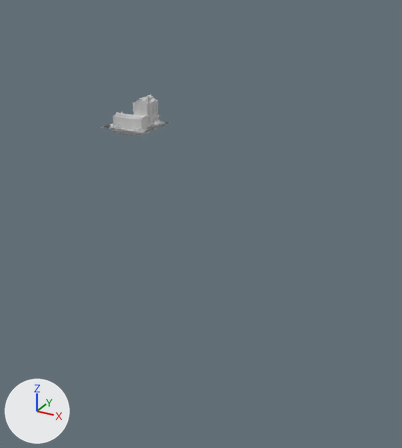
An edit to the glTF model modular-factories/data/jakob/buildings/sewing_workshop/factory_b0.gltf, drawn before and after from the same camera.
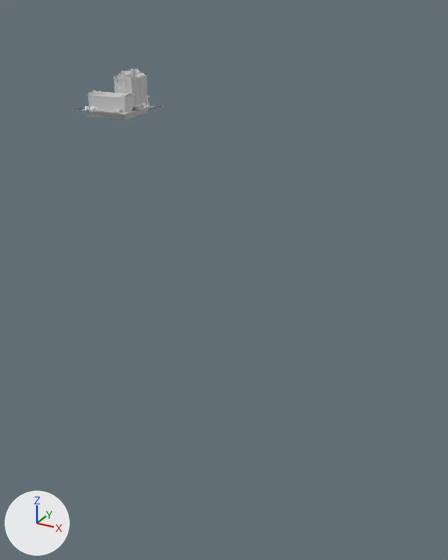
Each version appears first whole from a 50 mm lens placed at (26.9, -37.71, 11.13), pointed at (13.22, -12.83, -1.31), and next in a close-up from a 50 mm lens placed at (25.92, -33.02, 5.96), pointed at (21.97, -25.83, 2.37). The lights are fixed; the arrows at lower left show +X, +Y and +Z. Objects named as collision shapes, trigger or cutter boxes, shadow casters or lower levels of detail are left out. Where no turn or scale is listed for an object, it has been applied to the vertices.

The scene before the commit, as lines of its bpy script (objects in view):
```python
me_mesh_0_562 = bpy.data.meshes.new('Mesh_0.562')
me_mesh_0_562.from_pydata(...)  # 2949 vertices, 3679 faces; spans x -1.53..2.28, y -1.39..2.57, z -1.64..2.03
# faces by material slot: [2782, 897]
me_mesh_0_562.materials.append(mat_sewing)  # its picture is missing
me_mesh_0_562.materials.append(mat_sewing_adjust)  # its picture is missing
ob_b0_lod0 = bpy.data.objects.new('_b0_lod0', me_mesh_0_562)
ob_b0_lod0.location = (0.41, -0.34, 0.81)
ob_b0_lod0.rotation_euler = (0.0, 0.0, 1.635)  # degrees (0, 0, 94)
ob_b0_lod0.scale = (0.8, 0.8, 0.8)
```
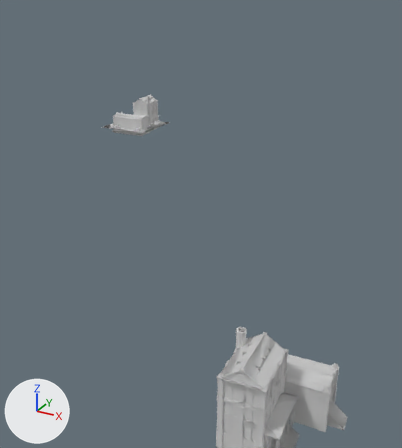
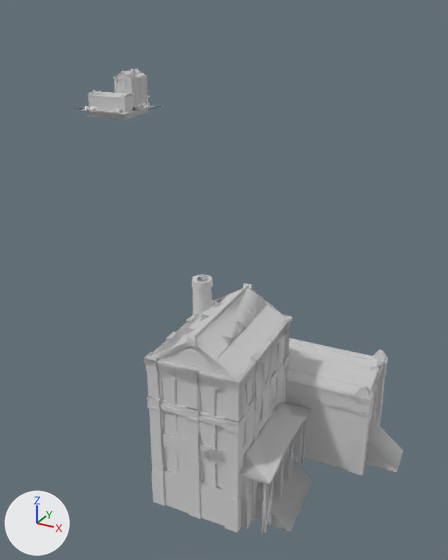
Boxes [x1, y1, x2, y2] around the edits, measured in the close-ups (448 x 560 px):
'_b0_lod1.001', added
    after: [144, 276, 399, 534]
    faces in mat_sewing_001 (its picture is missing): [144, 276, 314, 534]
    faces in mat_sewing_adjust_001 (its picture is missing): [286, 349, 399, 475]
'_b0_lod3.001', added
    after: [147, 276, 388, 532]
    faces in mat_sewing_003 (its picture is missing): [147, 276, 306, 532]
    faces in mat_sewing_adjust_003 (its picture is missing): [286, 342, 388, 417]
'_b0_lod0.001', added
    after: [144, 275, 403, 531]
'_b0_lod2.001', added
    after: [146, 275, 386, 531]
    faces in mat_sewing_002 (its picture is missing): [146, 275, 301, 531]
    faces in mat_sewing_adjust_002 (its picture is missing): [287, 341, 386, 445]

Edits to the bpy script that builds the scene:
```text
Add ob_b0_lod3_001:
    ob_b0_lod3_001 = bpy.data.objects.new('_b0_lod3.001', me_b0_lod0_lod3)  # 939 vertices, 959 faces; spans x -1.53..2.28, y -1.39..2.57, z -1.64..2.03; in mat_sewing_003 (its picture is missing), mat_sewing_adjust_003 (its picture is missing)
    ob_b0_lod3_001.parent = ob_building1_020
    ob_b0_lod3_001.location = (0.412, -0.341, 0.808)
    ob_b0_lod3_001.rotation_euler = (0.0, 0.0, 1.635)  # degrees (0, 0, 94)
    ob_b0_lod3_001.scale = (0.8, 0.8, 0.8)
Add ob_building1_020:
    ob_building1_020 = bpy.data.objects.new('building1.020', None)
    ob_building1_020.location = (23.0, -26.03, 0.0)
    ob_building1_020.rotation_euler = (0.0, 0.0, -3.142)  # degrees (0, 0, -180)
Add ob_b0_lod2_001:
    ob_b0_lod2_001 = bpy.data.objects.new('_b0_lod2.001', me_b0_lod0_lod2)  # 1506 vertices, 1780 faces; spans x -1.53..2.28, y -1.39..2.57, z -1.64..2.03; in mat_sewing_002 (its picture is missing), mat_sewing_adjust_002 (its picture is missing)
    ob_b0_lod2_001.parent = ob_building1_020
    ob_b0_lod2_001.location = (0.412, -0.341, 0.808)
    ob_b0_lod2_001.rotation_euler = (0.0, 0.0, 1.635)  # degrees (0, 0, 94)
    ob_b0_lod2_001.scale = (0.8, 0.8, 0.8)
Add ob_b0_lod1_001:
    ob_b0_lod1_001 = bpy.data.objects.new('_b0_lod1.001', me_b0_lod0_lod1)  # 2235 vertices, 2788 faces; spans x -1.53..2.28, y -1.39..2.57, z -1.64..2.03; in mat_sewing_001 (its picture is missing), mat_sewing_adjust_001 (its picture is missing)
    ob_b0_lod1_001.parent = ob_building1_020
    ob_b0_lod1_001.location = (0.412, -0.341, 0.808)
    ob_b0_lod1_001.rotation_euler = (0.0, 0.0, 1.635)  # degrees (0, 0, 94)
    ob_b0_lod1_001.scale = (0.8, 0.8, 0.8)
Add ob_b0_lod0_001:
    ob_b0_lod0_001 = bpy.data.objects.new('_b0_lod0.001', me_mesh_0_562)
    ob_b0_lod0_001.parent = ob_building1_020
    ob_b0_lod0_001.location = (0.412, -0.341, 0.808)
    ob_b0_lod0_001.rotation_euler = (0.0, 0.0, 1.635)  # degrees (0, 0, 94)
    ob_b0_lod0_001.scale = (0.8, 0.8, 0.8)
```
